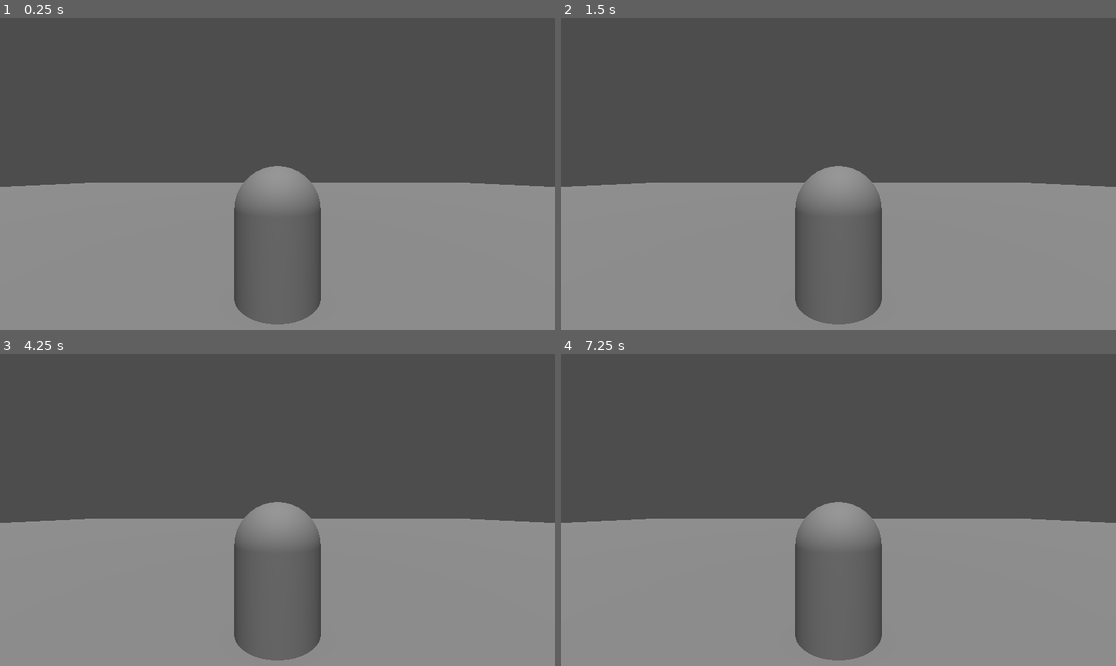
Above: before the commit, frames 1-4 (two rows, left to right).
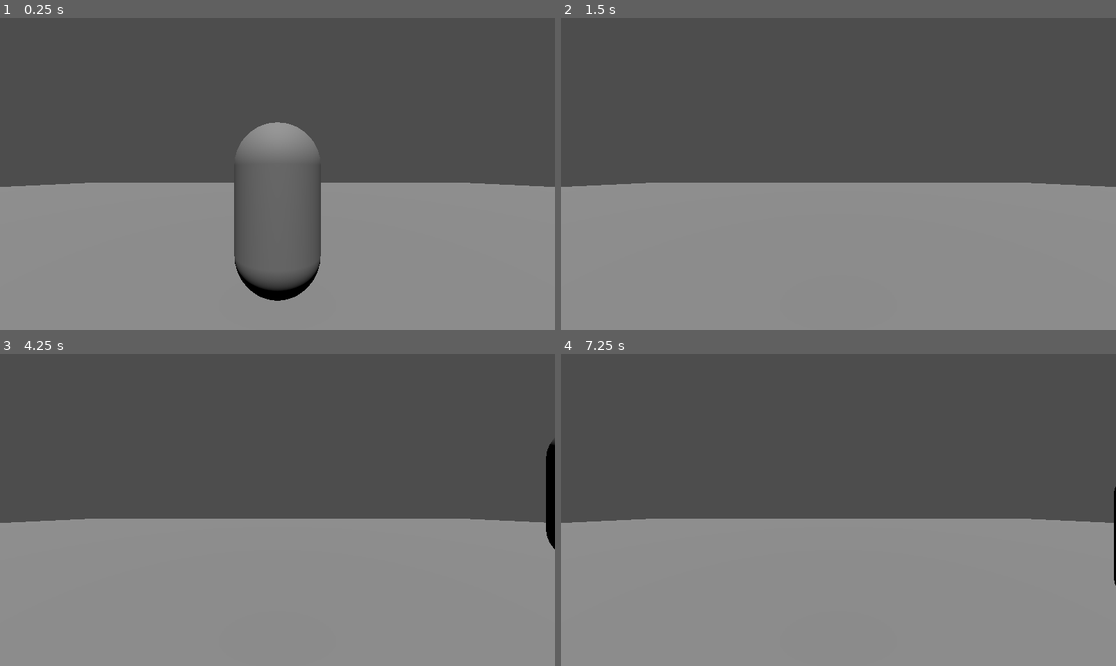
Above: after the commit, the same moments.

Repository: Al1002/hackTuesX
Game: Godot game, scene res://main.tscn
Two runs of this game, one before a commit and one after it. Both use one fixed random seed, a clock stepped at 60 frames per second and the inputs below.
Inputs:
- Up to frame 1 (0.25 s): no input
- Up to frame 2 (1.5 s): tap Enter at 0.5 s; hold Right (ui_right) 0.53-1.28 s; tap Space (jump, bound only after the commit) at 0.6, 0.77, 1.07, 1.35 s; hold Down (ui_down) from 1.28 s (still down)
- Up to frame 3 (4.25 s): tap Space (jump, bound only after the commit) at 1.52, 1.82, 2, 2.1, 2.85, 3.02, 3.32, 3.5, 3.6, 3.77, 4.07 s; release Down (ui_down) at 2.03 s; hold Right (ui_right) 2.03-2.78 s; tap Enter at 2.75 s; hold Up (ui_up) 2.78-3.53 s; hold Left (ui_left) from 3.53 s (still down)
- Up to frame 4 (7.25 s): tap Space (jump, bound only after the commit) at 4.35, 4.52, 4.82, 5.1, 5.85, 6.02, 6.32, 6.5, 6.6, 6.77, 7.07 s; release Left (ui_left) at 5.03 s; hold Down (ui_down) 5.03-5.78 s; tap Enter at 5.75 s; hold Right (ui_right) 5.78-6.53 s; hold Up (ui_up) from 6.53 s (still down)

The runs differ from the first frame. In frame 1, 5.0% of the frame differs, in the area x 42-58%, y 33-99%; in frame 2, 6.3%; in frame 3, 6.8%, in the area x 42-100%, y 27-99%; in frame 4, 6.4%.

Commit message:
Bean now jump

Diff:
--- /dev/null
+++ b/character_body.gd
@@ -0,0 +1,31 @@
+extends CharacterBody3D
+
+
+const SPEED = 5.0
+const JUMP_VELOCITY = 4.5
+
+# Get the gravity from the project settings to be synced with RigidBody nodes.
+var gravity = ProjectSettings.get_setting("physics/3d/default_gravity")
+
+
+func _physics_process(delta):
+	# Add the gravity.
+	if not is_on_floor():
+		velocity.y -= gravity * delta
+
+	# Handle Jump.
+	if Input.is_action_just_pressed("jump") and is_on_floor():
+		velocity.y = JUMP_VELOCITY
+
+	# Get the input direction and handle the movement/deceleration.
+	# As good practice, you should replace UI actions with custom gameplay actions.
+	var input_dir = Input.get_vector("ui_left", "ui_right", "ui_up", "ui_down")
+	var direction = (transform.basis * Vector3(input_dir.x, 0, input_dir.y)).normalized()
+	if direction:
+		velocity.x = direction.x * SPEED
+		velocity.z = direction.z * SPEED
+	else:
+		velocity.x = move_toward(velocity.x, 0, SPEED)
+		velocity.z = move_toward(velocity.z, 0, SPEED)
+
+	move_and_slide()
--- a/character_body.tscn
+++ b/character_body.tscn
@@ -1,10 +1,13 @@
-[gd_scene load_steps=3 format=3 uid="uid://docuqjrxlkfo2"]
+[gd_scene load_steps=4 format=3 uid="uid://docuqjrxlkfo2"]
+
+[ext_resource type="Script" path="res://character_body.gd" id="1_r8e6a"]
 
 [sub_resource type="CapsuleShape3D" id="CapsuleShape3D_xu45o"]
 
 [sub_resource type="CapsuleMesh" id="CapsuleMesh_2jntw"]
 
 [node name="Player_character" type="CharacterBody3D"]
+script = ExtResource("1_r8e6a")
 
 [node name="CollisionShape3D" type="CollisionShape3D" parent="."]
 shape = SubResource("CapsuleShape3D_xu45o")
--- a/project.godot
+++ b/project.godot
@@ -14,3 +14,63 @@
 run/main_scene="res://main.tscn"
 config/features=PackedStringArray("4.1", "Forward Plus")
 config/icon="res://icon.svg"
+
+[input]
+
+ui_left={
+"deadzone": 0.5,
+"events": [Object(InputEventKey,"resource_local_to_scene":false,"resource_name":"","device":0,"window_id":0,"alt_pressed":false,"shift_pressed":false,"ctrl_pressed":false,"meta_pressed":false,"pressed":false,"keycode":4194319,"physical_keycode":0,"key_label":0,"unicode":0,"echo":false,"script":null)
+, Object(InputEventJoypadButton,"resource_local_to_scene":false,"resource_name":"","device":0,"button_index":13,"pressure":0.0,"pressed":false,"script":null)
+, Object(InputEventJoypadMotion,"resource_local_to_scene":false,"resource_name":"","device":0,"axis":0,"axis_value":-1.0,"script":null)
+, Object(InputEventKey,"resource_local_to_scene":false,"resource_name":"","device":-1,"window_id":0,"alt_pressed":false,"shift_pressed":false,"ctrl_pressed":false,"meta_pressed":false,"pressed":false,"keycode":0,"physical_keycode":65,"key_label":0,"unicode":97,"echo":false,"script":null)
+]
+}
+ui_right={
+"deadzone": 0.5,
+"events": [Object(InputEventKey,"resource_local_to_scene":false,"resource_name":"","device":0,"window_id":0,"alt_pressed":false,"shift_pressed":false,"ctrl_pressed":false,"meta_pressed":false,"pressed":false,"keycode":4194321,"physical_keycode":0,"key_label":0,"unicode":0,"echo":false,"script":null)
+, Object(InputEventJoypadButton,"resource_local_to_scene":false,"resource_name":"","device":0,"button_index":14,"pressure":0.0,"pressed":false,"script":null)
+, Object(InputEventJoypadMotion,"resource_local_to_scene":false,"resource_name":"","device":0,"axis":0,"axis_value":1.0,"script":null)
+, Object(InputEventKey,"resource_local_to_scene":false,"resource_name":"","device":-1,"window_id":0,"alt_pressed":false,"shift_pressed":false,"ctrl_pressed":false,"meta_pressed":false,"pressed":false,"keycode":0,"physical_keycode":68,"key_label":0,"unicode":100,"echo":false,"script":null)
+]
+}
+ui_up={
+"deadzone": 0.5,
+"events": [Object(InputEventKey,"resource_local_to_scene":false,"resource_name":"","device":0,"window_id":0,"alt_pressed":false,"shift_pressed":false,"ctrl_pressed":false,"meta_pressed":false,"pressed":false,"keycode":4194320,"physical_keycode":0,"key_label":0,"unicode":0,"echo":false,"script":null)
+, Object(InputEventJoypadButton,"resource_local_to_scene":false,"resource_name":"","device":0,"button_index":11,"pressure":0.0,"pressed":false,"script":null)
+, Object(InputEventJoypadMotion,"resource_local_to_scene":false,"resource_name":"","device":0,"axis":1,"axis_value":-1.0,"script":null)
+, Object(InputEventKey,"resource_local_to_scene":false,"resource_name":"","device":-1,"window_id":0,"alt_pressed":false,"shift_pressed":false,"ctrl_pressed":false,"meta_pressed":false,"pressed":false,"keycode":0,"physical_keycode":87,"key_label":0,"unicode":119,"echo":false,"script":null)
+]
+}
+ui_down={
+"deadzone": 0.5,
+"events": [Object(InputEventKey,"resource_local_to_scene":false,"resource_name":"","device":0,"window_id":0,"alt_pressed":false,"shift_pressed":false,"ctrl_pressed":false,"meta_pressed":false,"pressed":false,"keycode":4194322,"physical_keycode":0,"key_label":0,"unicode":0,"echo":false,"script":null)
+, Object(InputEventJoypadButton,"resource_local_to_scene":false,"resource_name":"","device":0,"button_index":12,"pressure":0.0,"pressed":false,"script":null)
+, Object(InputEventJoypadMotion,"resource_local_to_scene":false,"resource_name":"","device":0,"axis":1,"axis_value":1.0,"script":null)
+, Object(InputEventKey,"resource_local_to_scene":false,"resource_name":"","device":-1,"window_id":0,"alt_pressed":false,"shift_pressed":false,"ctrl_pressed":false,"meta_pressed":false,"pressed":false,"keycode":0,"physical_keycode":83,"key_label":0,"unicode":115,"echo":false,"script":null)
+]
+}
+forward={
+"deadzone": 0.5,
+"events": [Object(InputEventKey,"resource_local_to_scene":false,"resource_name":"","device":-1,"window_id":0,"alt_pressed":false,"shift_pressed":false,"ctrl_pressed":false,"meta_pressed":false,"pressed":false,"keycode":0,"physical_keycode":87,"key_label":0,"unicode":119,"echo":false,"script":null)
+]
+}
+" back"={
+"deadzone": 0.5,
+"events": [Object(InputEventKey,"resource_local_to_scene":false,"resource_name":"","device":-1,"window_id":0,"alt_pressed":false,"shift_pressed":false,"ctrl_pressed":false,"meta_pressed":false,"pressed":false,"keycode":0,"physical_keycode":83,"key_label":0,"unicode":115,"echo":false,"script":null)
+]
+}
+left={
+"deadzone": 0.5,
+"events": [Object(InputEventKey,"resource_local_to_scene":false,"resource_name":"","device":-1,"window_id":0,"alt_pressed":false,"shift_pressed":false,"ctrl_pressed":false,"meta_pressed":false,"pressed":false,"keycode":0,"physical_keycode":65,"key_label":0,"unicode":97,"echo":false,"script":null)
+]
+}
+right={
+"deadzone": 0.5,
+"events": [Object(InputEventKey,"resource_local_to_scene":false,"resource_name":"","device":-1,"window_id":0,"alt_pressed":false,"shift_pressed":false,"ctrl_pressed":false,"meta_pressed":false,"pressed":false,"keycode":0,"physical_keycode":68,"key_label":0,"unicode":100,"echo":false,"script":null)
+]
+}
+jump={
+"deadzone": 0.5,
+"events": [Object(InputEventKey,"resource_local_to_scene":false,"resource_name":"","device":-1,"window_id":0,"alt_pressed":false,"shift_pressed":false,"ctrl_pressed":false,"meta_pressed":false,"pressed":false,"keycode":0,"physical_keycode":32,"key_label":0,"unicode":32,"echo":false,"script":null)
+]
+}
